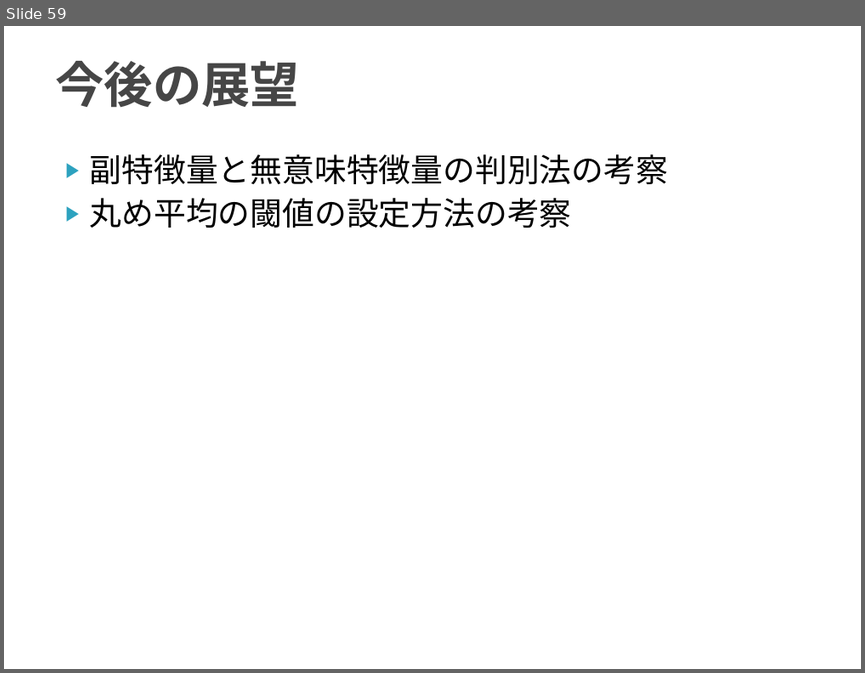
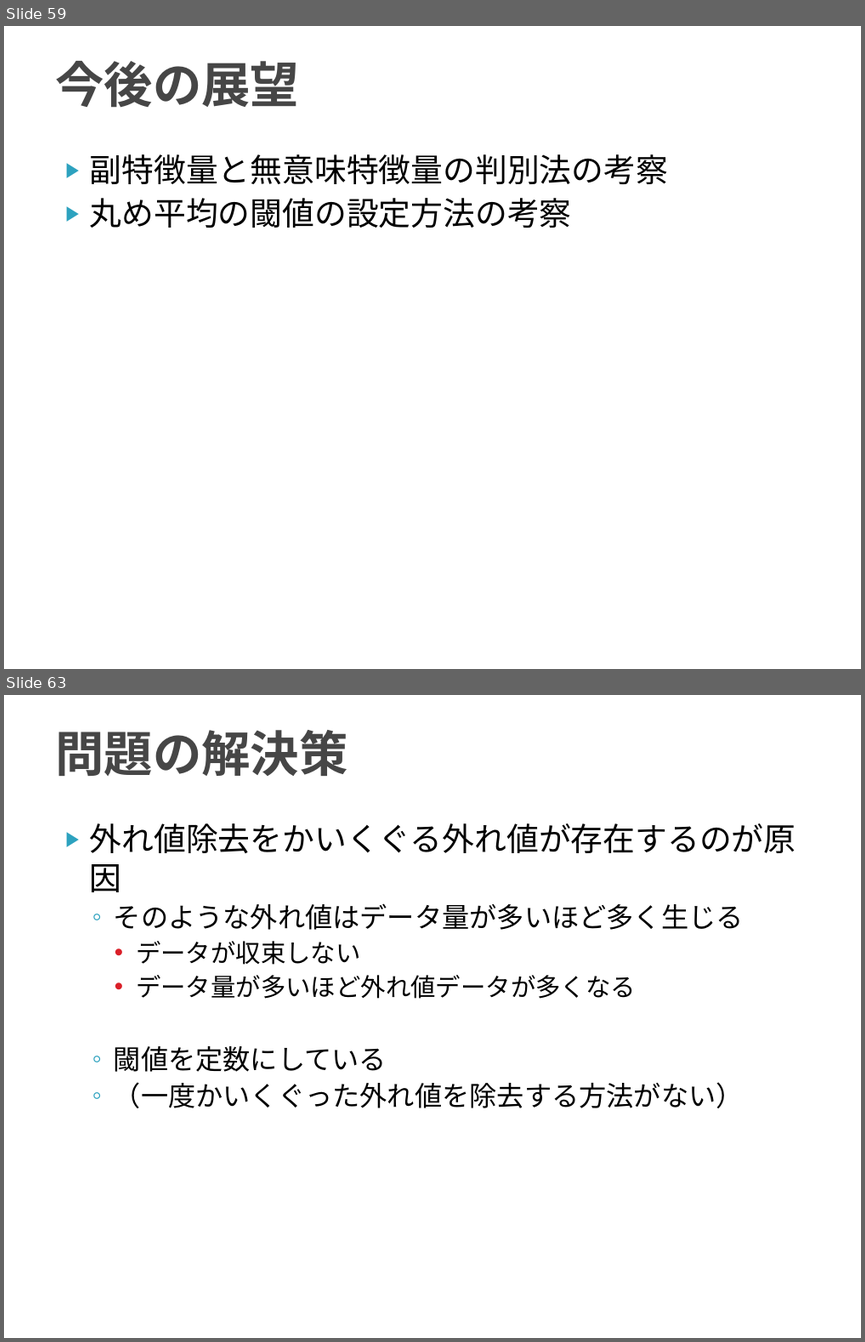
Before and after one commit to TetsuyaKomota/GitforEclipseTest, a slide deck: IntentionLearning_v2/slide/discussion2016.pptx. Shown one above the other, each under a label of ours: slide 59 before the commit, slides 59 and 63 after it; the slides between them are not shown. The pictures are 865x673 and 865x1342 pixels, drawn with LibreOffice and Linux fonts; fonts in the diff are those of the drawing. Boxes give left, top, right and bottom in pixels: in the first picture for what was removed or moved away, otherwise in the second. Text is boxed around its words. In the diff, an @@ line names an element or a change of style, - is before the commit and + after.

```diff
--- a/IntentionLearning_v2/slide/discussion2016.pptx
+++ b/IntentionLearning_v2/slide/discussion2016.pptx
@@ slide 63 added at <box>4,695,861,1338</box>, background #FFFFFF @@
@@ title added at <box>55,730,347,776</box>, 41 pt, text #464646, bold @@
+問題の解決策
@@ text added at <box>90,823,796,1108</box>, 23 pt, text #000000 @@
+▶ 外れ値除去をかいくぐる外れ値が存在するのが原因
+  ◦ そのような外れ値はデータ量が多いほど多く生じる
+    • データが収束しない
+    • データ量が多いほど外れ値データが多くなる
+  ◦ 閾値を定数にしている
+  ◦ （一度かいくぐった外れ値を除去する方法がない）
```
Also in this commit, not shown: 3 slides changed, 6 other slides added, 2 other files.
